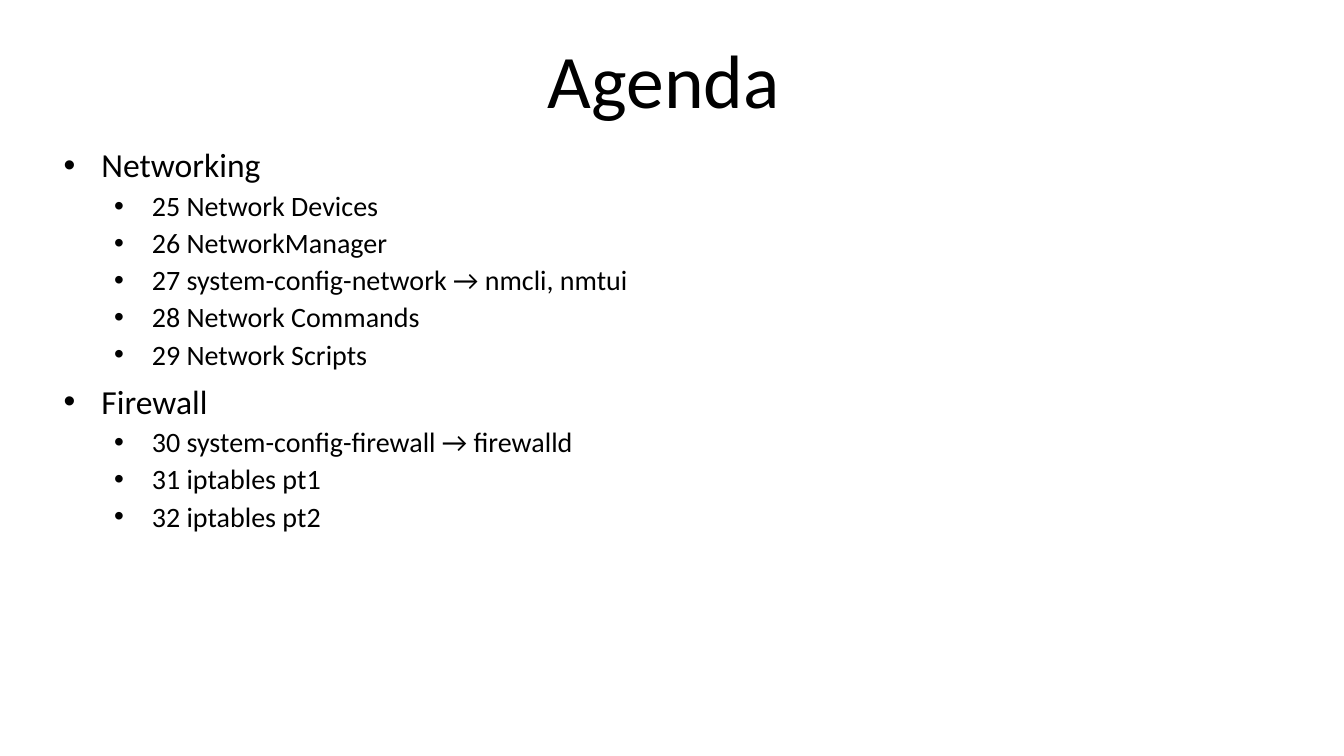
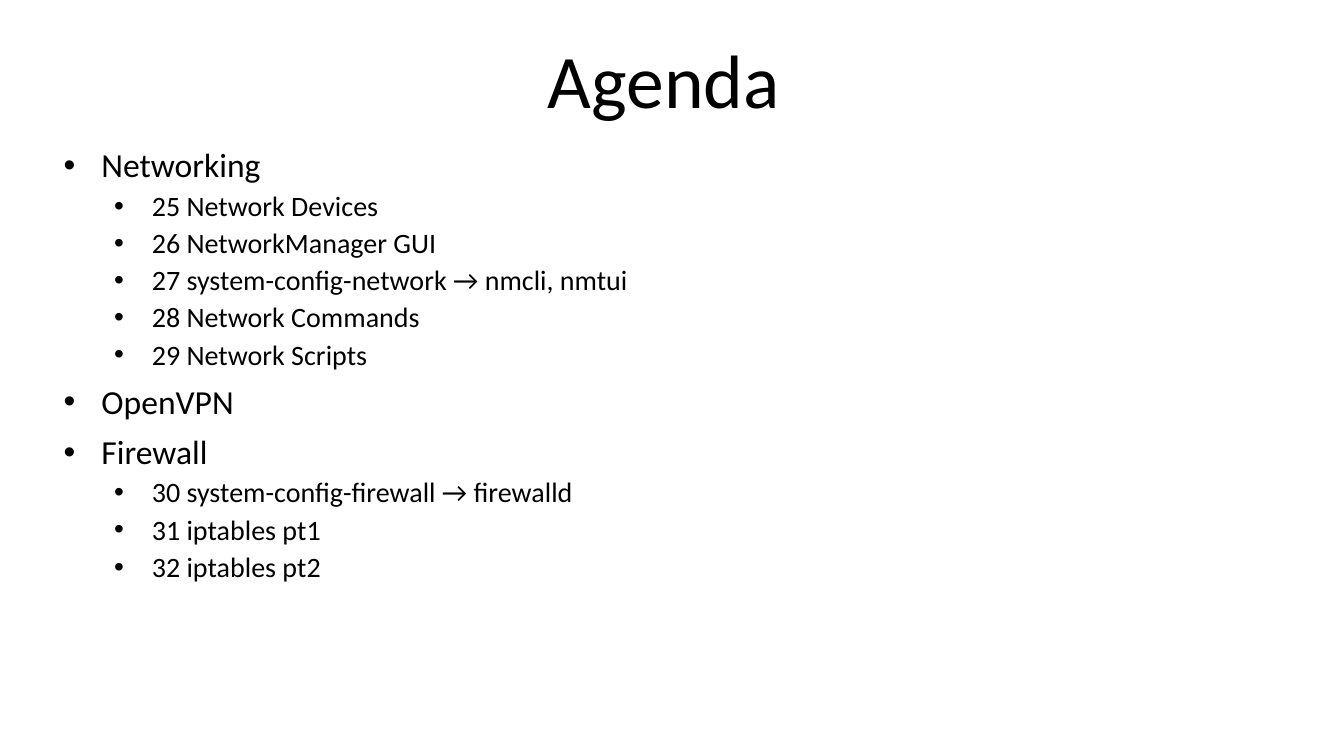
Before and after one commit to DRN88/blt, a slide deck: slide 2 of w46/w46.pptx. Drawn at 1344x756 pixels with LibreOffice and Linux fonts; fonts in the diff are those of the drawing. Boxes give left, top, right and bottom in pixels: in the first picture for what was removed or moved away, otherwise in the second. Text is boxed around its words. In the diff, an @@ line names an element or a change of style, - is before the commit and + after.

```diff
--- a/w46/w46.pptx
+++ b/w46/w46.pptx
@@ subtitle at (152,233,436,258): text changed @@
-  • 26 NetworkManager
+  • 26 NetworkManager GUI
@@ subtitle at (101,392,233,420): paragraph added @@
+• OpenVPN
```
Also in this commit, not shown: 3 other slides changed.
